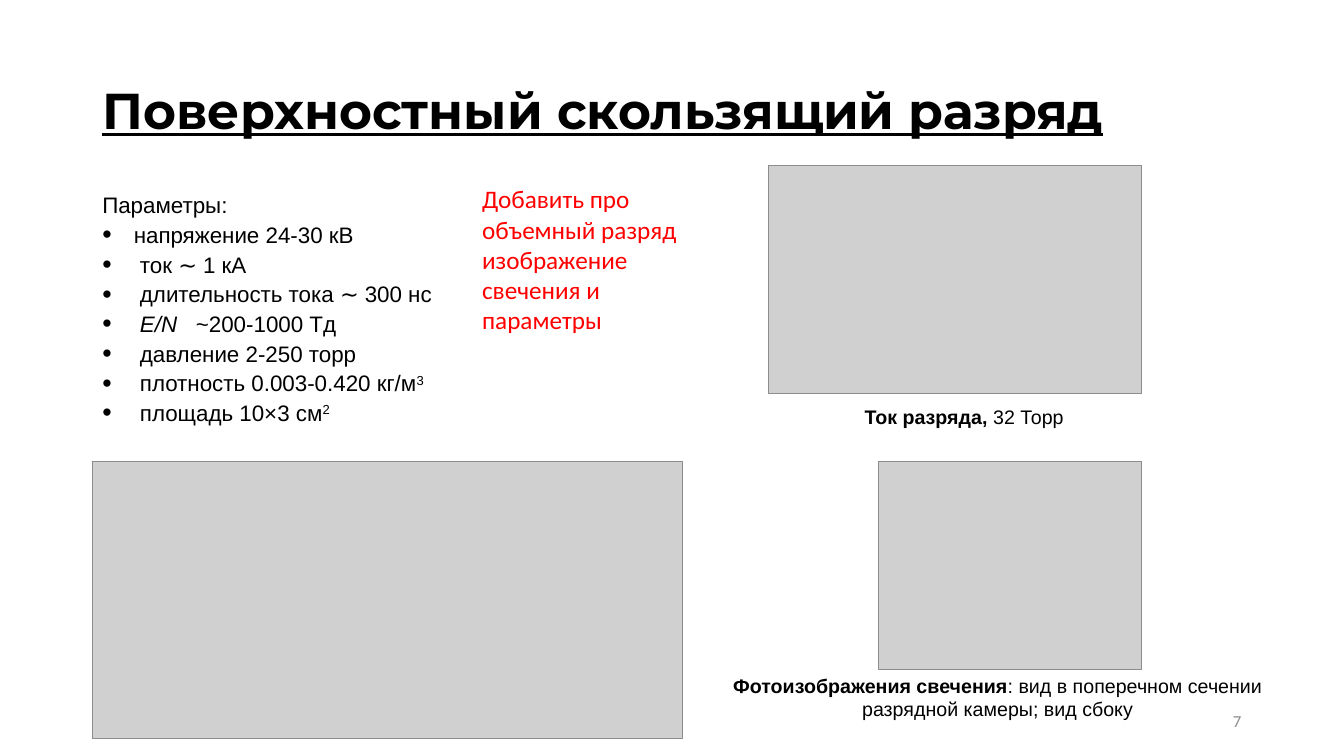
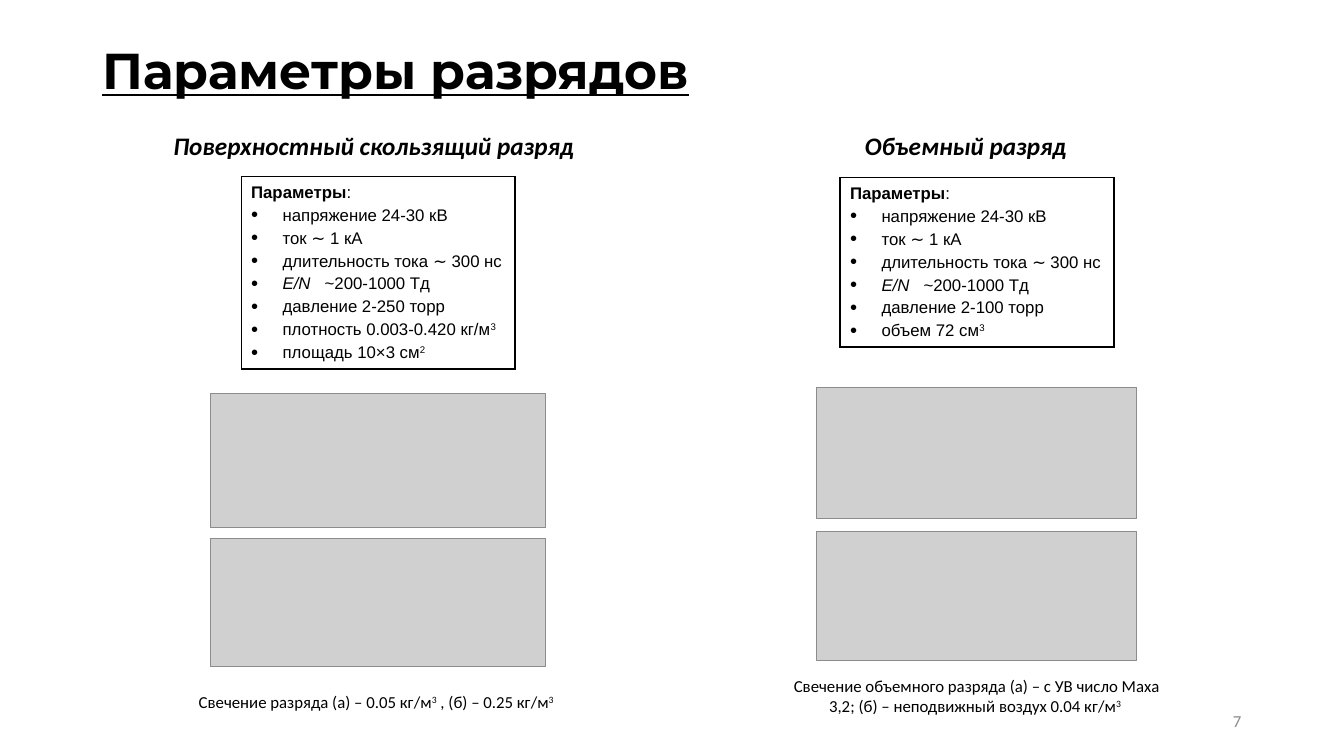
Before and after one commit to ulanich/msu, a slide deck: slide 7 of МАГ.ДИСС/предзащита.pptx. Drawn at 1344x756 pixels with LibreOffice and Linux fonts; fonts in the diff are those of the drawing; grey boxes stand for pictures. Boxes give left, top, right and bottom in pixels: in the first picture for what was removed or moved away, otherwise in the second. Text is boxed around its words. In the diff, an @@ line names an element or a change of style, - is before the commit and + after.

```diff
--- a/МАГ.ДИСС/предзащита.pptx
+++ b/МАГ.ДИСС/предзащита.pptx
@@ title at (102,53,689,99): text changed @@
-Поверхностный скользящий разряд
+Параметры разрядов
@@ text added at (173,137,574,159), 18 pt, text #000000, bold, italic @@
+Поверхностный скользящий разряд
@@ text added at (865,137,1067,159), 18 pt, text #000000, bold, italic @@
+Объемный разряд
@@ rectangle "Параметры:": place and size @@
-rectangle "Параметры:" at (102,197,432,426)
+rectangle "Параметры:" at (241,176,515,369)
@@ rectangle "Параметры:" at (241,176,515,369): size 16 to 12 pt; bold on in "Параметры:"; fill none to #FFFFFF; outline none to #000000 1 pt @@
@@ picture removed at (768,165,1141,393) @@
@@ rectangle added at (840,177,1114,347), fill #FFFFFF, outline #000000 1 pt, 12 pt, text #000000 @@
+Параметры:
+• напряжение 24-30 кВ
+• ток ∼ 1 кА
+• длительность тока ∼ 300 нс
+• E/N ~200-1000 Тд
+• давление 2-100 торр
+• объем 72 см3
@@ text removed at (482,191,676,333) @@
-Добавить про объемный разряд изображение свечения и параметры
@@ picture added at (817,387,1137,518) @@
@@ picture added at (211,394,546,528) @@
@@ text removed at (865,410,1063,428) @@
-Ток разряда, 32 Торр
@@ picture removed at (93,462,683,739) @@
@@ picture added at (211,538,546,666) @@
@@ picture: place and size @@
-picture at (879,462,1142,669)
+picture at (817,531,1137,660)
@@ text removed at (733,678,1262,720) @@
-Фотоизображения свечения: вид в поперечном сечении разрядной камеры; вид сбоку
@@ text added at (794,680,1160,715), 12 pt, text #000000 @@
+Свечение объемного разряда (а) – с УВ число Маха 3,2; (б) – неподвижный воздух 0.04 кг/м3
@@ text added at (199,696,549,711), 12 pt, text #000000 @@
+Свечение разряда (а) – 0.05 кг/м3 , (б) – 0.25 кг/м3
```
Also in this commit, not shown: 12 other slides changed, 2 slides added, 2 slides removed.
